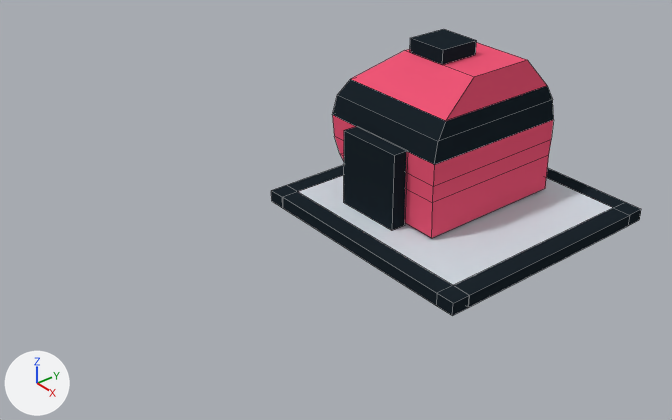
Renders of the Blender file blend/bomber.blend from each side of a commit.
One viewpoint serves both versions: a 50 mm lens placed at (1.538, -1.686, 1.236), pointed at (-0.214, -0.28, 0.006). The lights are fixed; the arrows at lower left show +X, +Y and +Z. Mesh edges are drawn as thin lines.
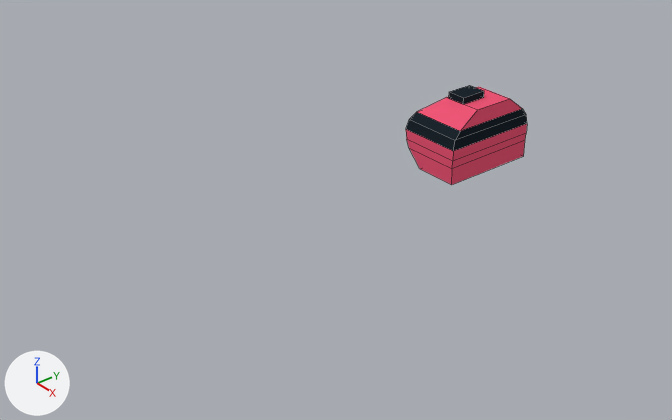
What differs and where, as boxes [x1, y1, x2, y2] in the pictures (672 x 420 px; the box of a moved part takes in the faces that stretch with it):
'Cube', reshaped
    before: [271, 29, 641, 316]
    after: [406, 85, 527, 185]
part 1 of me_cube, moved or reshaped
    before: [332, 42, 553, 238]
    after: [406, 87, 527, 185]
part 2 of me_cube, added
    after: [449, 85, 484, 104]
part 3 of me_cube, deleted
    before: [271, 165, 641, 316]
part 4 of me_cube, deleted
    before: [410, 29, 477, 64]
part 5 of me_cube, deleted
    before: [343, 127, 407, 231]

The edits, one by one:
me_cube has 97 vertices, 86 faces and spans x -0.738..0.316, y -1.029..0.364, z -0.578..0.462.
me_cube is used by ob_cube; location (0.0, 0.0, 0.0).
me_cube no longer uses material mat_material (light grey #d2dae2).
me_cube part 1: the loose piece of 28 vertices spanning x -0.325..0.08, y -0.204..0.246, z 0.022..0.422 is scaled about its middle by (0.435, 0.617, 0.453), then moved by (0.104, -0.013, 0.017).
me_cube part 2: a new loose piece, a box spanning x -0.039..0.013, y -0.046..0.029, z 0.33..0.348, in mat_material_004 (dark blue #1e272e).
me_cube part 3: the loose piece of 44 vertices spanning x -0.408..0.316, y -0.36..0.364, z -0.021..0.014 is deleted.
me_cube part 4: the loose piece of 8 vertices spanning x -0.17..-0.05, y -0.067..0.054, z 0.423..0.462 is deleted.
me_cube part 5: the loose piece of 8 vertices spanning x -0.223..-0.023, y -0.246..-0.2, z 0.013..0.231 is deleted.
